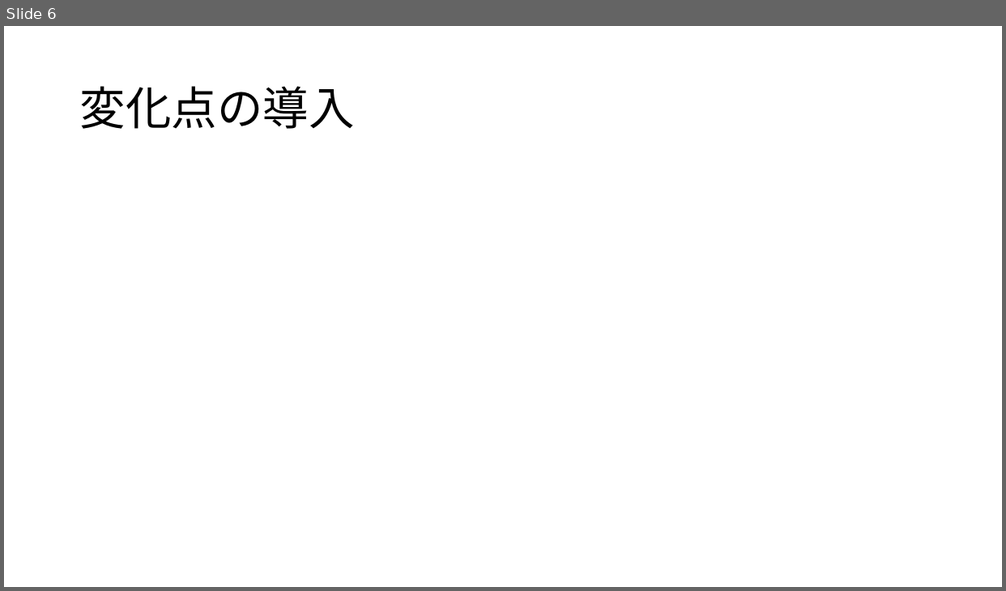
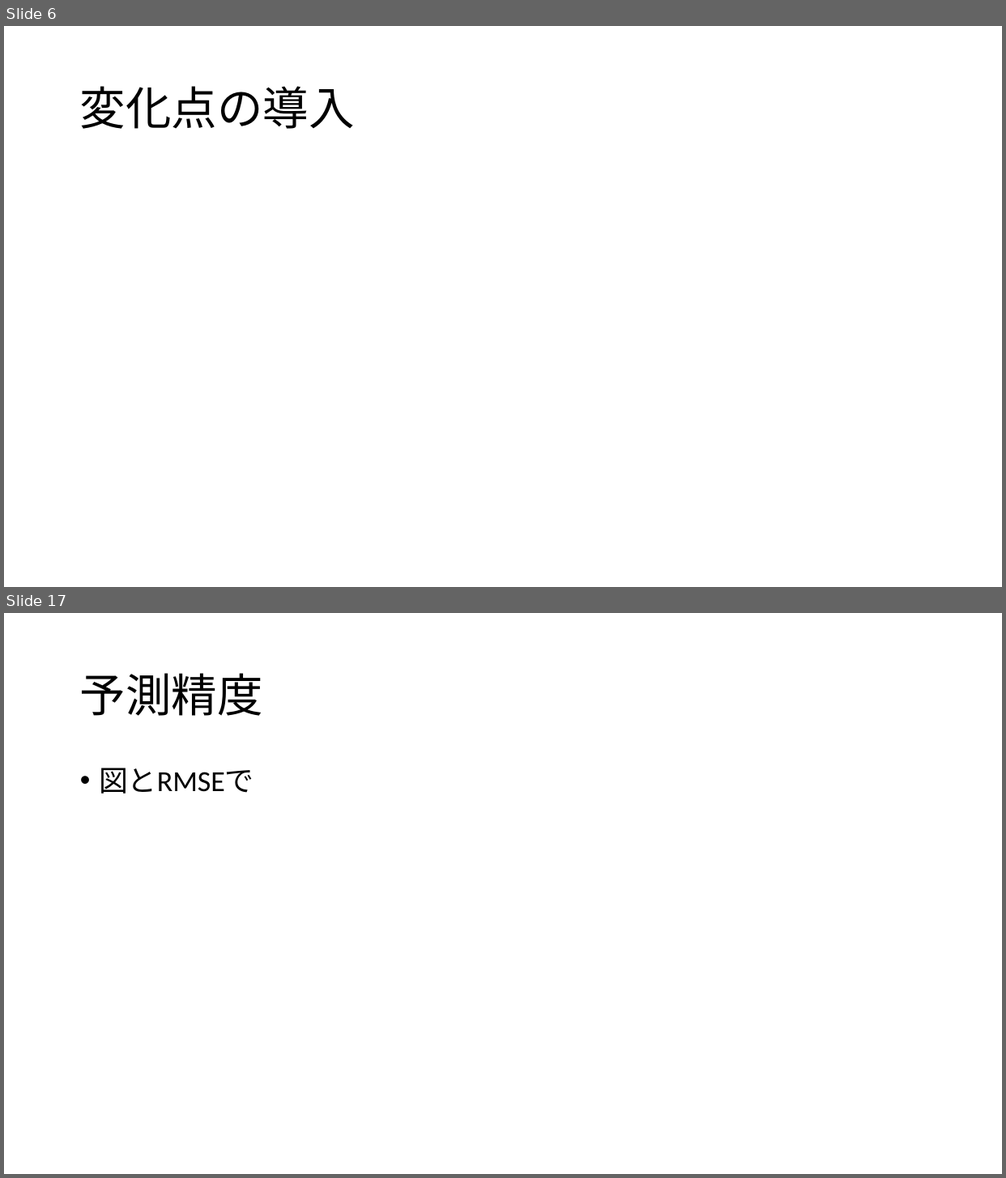
Before and after one commit to kur0cky/DA2017, a slide deck: 最終報告/1.pptx. Shown one above the other, each under a label of ours: slide 6 before the commit, slides 6 and 17 after it; the slides between them are not shown. The pictures are 1006x591 and 1006x1178 pixels, drawn with LibreOffice and Linux fonts; fonts in the diff are those of the drawing; grey boxes stand for pictures. Boxes give left, top, right and bottom in pixels: in the first picture for what was removed or moved away, otherwise in the second. Text is boxed around its words. In the diff, an @@ line names an element or a change of style, - is before the commit and + after.

```diff
--- a/最終報告/1.pptx
+++ b/最終報告/1.pptx
@@ slide 17 added at (4,613,1002,1174), background #FFFFFF @@
@@ title added at (80,673,263,716), 44 pt, text #000000 @@
+予測精度
@@ text added at (99,768,254,794), 28 pt, text #000000 @@
+• 図とRMSEで
```
Also in this commit, not shown: 9 other slides added, 1 slide removed.
